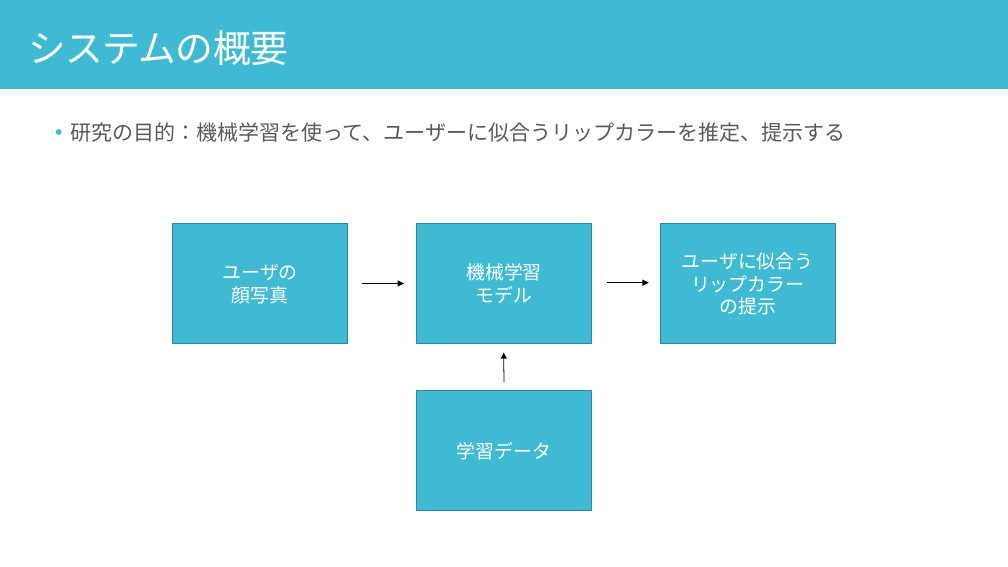
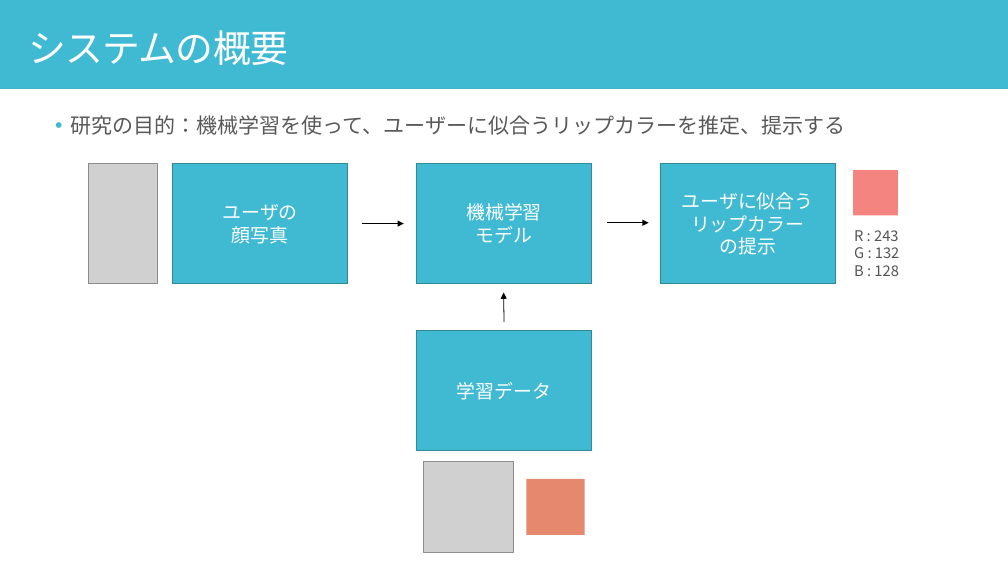
Before and after one commit to yuu5322/sci23, a slide deck: slide 8 of 口頭試問.pptx. Drawn at 1008x567 pixels with LibreOffice and Linux fonts; fonts in the diff are those of the drawing; grey boxes stand for pictures. Boxes give left, top, right and bottom in pixels: in the first picture for what was removed or moved away, otherwise in the second. Text is boxed around its words. In the diff, an @@ line names an element or a change of style, - is before the commit and + after.

```diff
--- a/口頭試問.pptx
+++ b/口頭試問.pptx
@@ text "研究の目的：機械学習を使って、ユーザーに似合うリップカラーを推定、提示する": place and size @@
-text "研究の目的：機械学習を使って、ユーザーに似合うリップカラーを推定、提示する" at <box>70,122,846,142</box>
+text "研究の目的：機械学習を使って、ユーザーに似合うリップカラーを推定、提示する" at <box>70,115,846,135</box>
@@ picture added at <box>88,163,157,284</box> @@
@@ rectangle added at <box>853,170,898,216</box>, fill #F38480 @@
@@ text added at <box>854,230,900,276</box>, 14 pt, text #545454 @@
+R : 243
+G : 132
+B : 128
@@ 4 rectangles, 3 arrows: place and size @@
-4 rectangles, 3 arrows at <box>172,223,836,511</box>
+4 rectangles, 3 arrows at <box>172,163,836,451</box>
@@ picture added at <box>423,462,514,553</box> @@
@@ rectangle added at <box>526,479,585,535</box>, fill #E6886E @@
```
Also in this commit, not shown: 10 other slides changed, 4 slides added.
